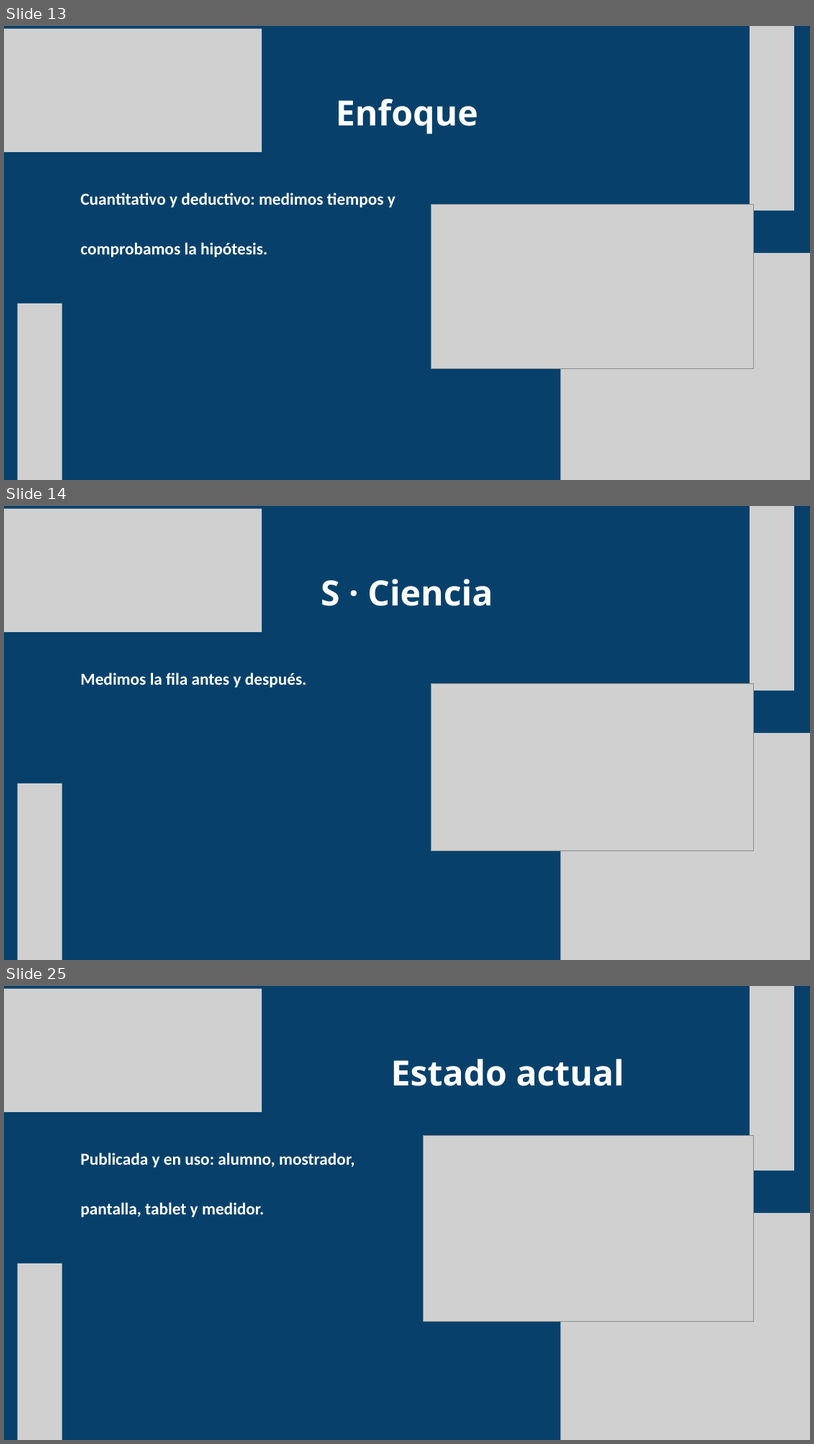
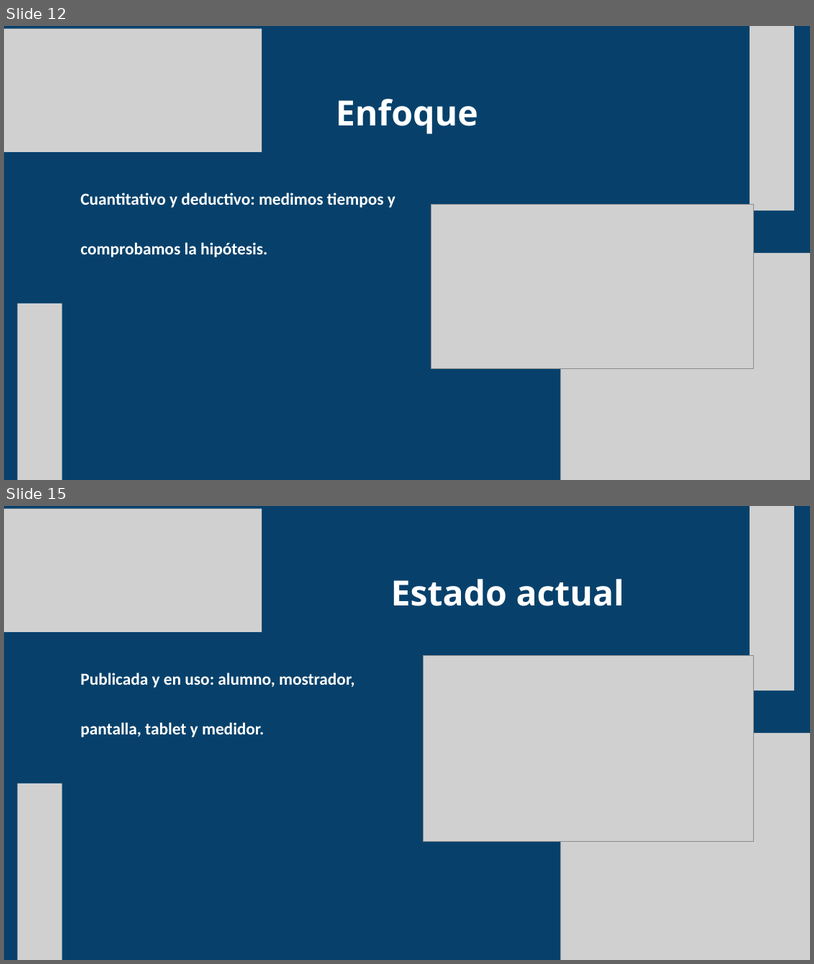
Before and after one commit to ejercitopalomazi9111-arch/mazi-central, a slide deck: fadori/presentacion/Fadori-STEAM.pptx. Shown one above the other, each under a label of ours: slides 13, 14 and 25 before the commit, slides 12 and 15 after it; the slides between them are not shown. The pictures are 814x1444 and 814x964 pixels, drawn with LibreOffice and Linux fonts; fonts in the diff are those of the drawing; grey boxes stand for pictures. Boxes give left, top, right and bottom in pixels: in the first picture for what was removed or moved away, otherwise in the second. Text is boxed around its words. In the diff, an @@ line names an element or a change of style, - is before the commit and + after.

```diff
--- a/fadori/presentacion/Fadori-STEAM.pptx
+++ b/fadori/presentacion/Fadori-STEAM.pptx
@@ slide 14 removed at [4, 506, 810, 960], background #07416B @@
@@ picture removed at [4, 509, 262, 632] @@
@@ picture removed at [750, 506, 795, 690] @@
@@ text removed at [321, 579, 493, 606] @@
-S · Ciencia
@@ text removed at [80, 672, 307, 687] @@
-Medimos la fila antes y después.
@@ picture removed at [432, 683, 754, 851] @@
@@ picture removed at [561, 733, 810, 959] @@
@@ picture removed at [17, 783, 62, 960] @@
@@ what was slide 13 is now slide 12 @@
@@ what was slide 25 is now slide 15 @@
```
Also in this commit, not shown: 2 slides added, 11 other slides removed, 2 other files.
